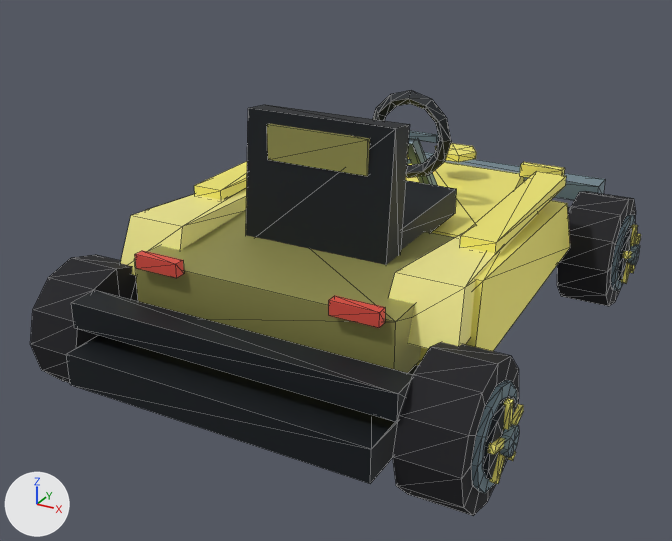
The glTF model DLC/FreddiFish/assets/kart/freddi-fish/freddi-fish-luther/kart.glb, before and after one commit.
Rendered twice from a 50 mm lens placed at (1.96, -3.94, 2.3), pointed at (-0.06, -0.27, 0.47). Arrows for +X, +Y and +Z are at lower left; the lights stay in place. The first picture is the older version. Mesh edges are drawn as thin lines. Where no turn or scale is listed for an object, it has been applied to the vertices. Vertices at exactly the same position are counted once.

The first picture shows 'chassis', 'wheel-front-right', 'wheel-rear-left', 'wheel-rear-right'.
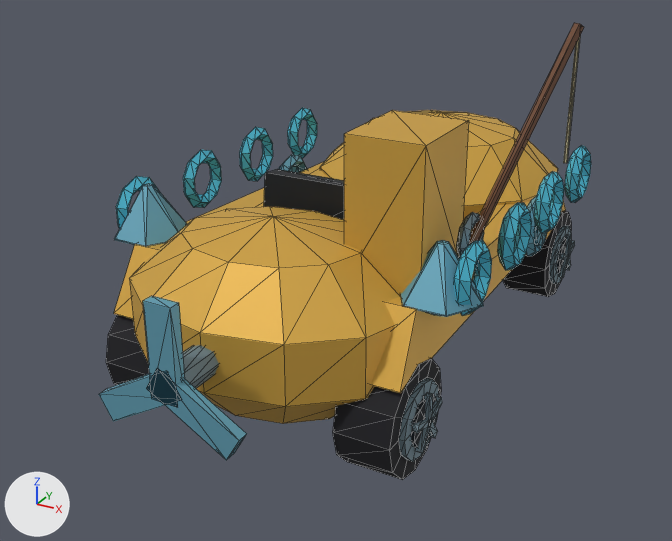
Pixel boxes (x1, y1, x2, y2) of what changed, in the pictures (672 x 541 px):
'chassis', deleted: before (66, 90, 605, 484)
'identity-submarine-submarine-rounded-bow-and-stern-propeller', added (orange): after (99, 110, 566, 460)
'wheel-rear-right', reshaped, moved: before (393, 342, 523, 516); after (333, 358, 442, 479)
'wheel-front-right', reshaped, moved (14% narrower, 25% shorter): before (557, 191, 641, 306); after (503, 211, 575, 297)
'identity-submarine-motif-water', added: after (116, 108, 591, 316)
'wheel-rear-left', reshaped, moved: before (30, 255, 138, 383); after (106, 315, 150, 385)
'identity-submarine-motif-gems', added: after (114, 183, 484, 317)
'identity-submarine-motif-fishing', added: after (456, 23, 584, 258)
'identity-submarine-driver-cockpit', added: after (264, 169, 344, 220)
part 2 of me_wheel_front_right, added: after (557, 237, 571, 274)
part 3 of me_wheel_front_right, added: after (565, 234, 571, 254)
part 4 of me_wheel_front_right, rebuilt (14% narrower, 25% shorter): before (557, 191, 636, 306); after (503, 211, 571, 297)
part 5 of me_wheel_front_right, cut back: before (611, 215, 641, 291); after (558, 240, 575, 278)
part 6 of me_wheel_rear_right, added: after (411, 394, 437, 448)
part 7 of me_wheel_rear_right, added: after (424, 392, 433, 422)
part 8 of me_wheel_rear_right, rebuilt: before (393, 342, 519, 516); after (333, 358, 441, 479)
part 9 of me_wheel_rear_right, cut back: before (471, 380, 523, 493); after (412, 396, 442, 453)

The change, as a diff of the scene's bpy script:
```diff
--- a/DLC/FreddiFish/assets/kart/freddi-fish/freddi-fish-luther/kart.glb.py
+++ b/DLC/FreddiFish/assets/kart/freddi-fish/freddi-fish-luther/kart.glb.py
@@ me_wheel_rear_left @@
-me_wheel_rear_left.from_pydata(...)  # 132 vertices, 228 faces; spans x -0.22..0.135, y -0.31..0.31, z -0.31..0.31
+me_wheel_rear_left.from_pydata(...)  # 113 vertices, 196 faces; spans x -0.182..0.125, y -0.25..0.25, z -0.25..0.25
+# me_wheel_rear_left part 1: the loose piece of 26 vertices spanning x -0.135..0.135, y -0.31..0.31, z -0.31..0.31 is rebuilt with 51 vertices and now spans x -0.149..0.125, y -0.25..0.25, z -0.25..0.25
+# other edits to the shape of me_wheel_rear_left do not show in these pictures
 me_wheel_rear_left.materials.append(mat_wheel_vertex_colours)
@@ me_wheel_front_right @@
-me_wheel_front_right.from_pydata(...)  # 132 vertices, 228 faces; spans x -0.135..0.22, y -0.31..0.31, z -0.31..0.31
+me_wheel_front_right.from_pydata(...)  # 113 vertices, 196 faces; spans x -0.125..0.182, y -0.25..0.25, z -0.25..0.25
+# me_wheel_front_right part 2: a new loose piece, a 10-sided cylinder along x spanning x 0.14..0.166, y -0.107..0.107, z -0.112..0.113, in mat_wheel_vertex_colours
+# me_wheel_front_right part 3: a new loose piece, a box spanning x 0.158..0.182, y -0.015..0.015, z 0.0..0.125, in mat_wheel_vertex_colours
+# me_wheel_front_right part 4: the loose piece of 26 vertices spanning x -0.135..0.135, y -0.31..0.31, z -0.31..0.31 is rebuilt with 51 vertices and now spans x -0.125..0.149, y -0.25..0.25, z -0.25..0.25
+# me_wheel_front_right part 5: 106 vertices removed from x 0.133..0.22, y -0.217..0.217, z -0.217..0.217; 32 vertices added at x 0.158..0.182, y -0.124..0.124, z -0.11..0.053
 me_wheel_front_right.materials.append(mat_wheel_vertex_colours)
@@ me_wheel_rear_right @@
-me_wheel_rear_right.from_pydata(...)  # 132 vertices, 228 faces; spans x -0.135..0.22, y -0.31..0.31, z -0.31..0.31
+me_wheel_rear_right.from_pydata(...)  # 113 vertices, 196 faces; spans x -0.125..0.182, y -0.25..0.25, z -0.25..0.25
+# me_wheel_rear_right part 6: a new loose piece, a 10-sided cylinder along x spanning x 0.14..0.166, y -0.107..0.107, z -0.112..0.113, in mat_wheel_vertex_colours
+# me_wheel_rear_right part 7: a new loose piece, a box spanning x 0.158..0.182, y -0.015..0.015, z 0.0..0.125, in mat_wheel_vertex_colours
+# me_wheel_rear_right part 8: the loose piece of 26 vertices spanning x -0.135..0.135, y -0.31..0.31, z -0.31..0.31 is rebuilt with 51 vertices and now spans x -0.125..0.149, y -0.25..0.25, z -0.25..0.25
+# me_wheel_rear_right part 9: 106 vertices removed from x 0.133..0.22, y -0.217..0.217, z -0.217..0.217; 32 vertices added at x 0.158..0.182, y -0.124..0.124, z -0.11..0.053
 me_wheel_rear_right.materials.append(mat_wheel_vertex_colours)
@@ ob_chassis @@
-ob_chassis = bpy.data.objects.new('chassis', me_chassis)
@@ ob_wheel_rear_left @@
 ob_wheel_rear_left = bpy.data.objects.new('wheel-rear-left', me_wheel_rear_left)
-ob_wheel_rear_left.location = (-0.905, -1.035, 0.31)
+ob_wheel_rear_left.location = (-0.58, -0.98, 0.25)
@@ ob_wheel_front_right @@
 ob_wheel_front_right = bpy.data.objects.new('wheel-front-right', me_wheel_front_right)
-ob_wheel_front_right.location = (0.905, 1.035, 0.31)
+ob_wheel_front_right.location = (0.58, 0.98, 0.25)
@@ ob_wheel_rear_right @@
 ob_wheel_rear_right = bpy.data.objects.new('wheel-rear-right', me_wheel_rear_right)
-ob_wheel_rear_right.location = (0.905, -1.035, 0.31)
+ob_wheel_rear_right.location = (0.58, -0.98, 0.25)
@@ ob_identity_submarine_motif_gems @@
+ob_identity_submarine_motif_gems = bpy.data.objects.new('identity-submarine-motif-gems', me_identity_submarine_motif_gems)  # a 6-sided cut cone along z (radius 0.18 at the low end, 0.02 at the high end) spanning x -0.9..-0.54, y -0.99..-0.67, z 0.74..0.96; a 6-sided cut cone along z (radius 0.02 at the low end, 0.18 at the high end) spanning x -0.9..-0.54, y -0.99..-0.67, z 0.66..0.74; a 6-sided cut cone along z (radius 0.18 at the low end, 0.02 at the high end) spanning x 0.54..0.9, y -0.99..-0.67, z 0.74..0.96; a 6-sided cut cone along z (radius 0.02 at the low end, 0.18 at the high end) spanning x 0.54..0.9, y -0.99..-0.67, z 0.66..0.74
+ob_identity_submarine_motif_gems.location = (0.0, 0.0, 0.0)
@@ ob_identity_submarine_motif_fishing @@
+ob_identity_submarine_motif_fishing = bpy.data.objects.new('identity-submarine-motif-fishing', me_identity_submarine_motif_fishing)  # 48 vertices, 88 faces; spans x 0.691..1.019, y -0.769..-0.201, z 0.692..1.728
+ob_identity_submarine_motif_fishing.location = (0.0, 0.0, 0.0)
@@ ob_identity_submarine_motif_water @@
+ob_identity_submarine_motif_water = bpy.data.objects.new('identity-submarine-motif-water', me_identity_submarine_motif_water)  # 320 vertices, 640 faces; spans x -0.87..0.87, y -0.93..0.87, z 0.67..0.98
+ob_identity_submarine_motif_water.location = (0.0, 0.0, 0.0)
@@ ob_identity_submarine_driver_cockpit @@
+ob_identity_submarine_driver_cockpit = bpy.data.objects.new('identity-submarine-driver-cockpit', me_identity_submarine_driver_cockpit)  # 80 vertices, 140 faces; spans x -0.3..0.3, y -0.557..0.679, z 0.459..1.086
+ob_identity_submarine_driver_cockpit.location = (0.0, 0.0, 0.0)
@@ ob_identity_submarine_submarine_rounded_bow_and_stern_propeller @@
+ob_identity_submarine_submarine_rounded_bow_and_stern_propeller = bpy.data.objects.new('identity-submarine-submarine-rounded-bow-and-stern-propeller', me_identity_submarine_submarine_rounded_bow_and_stern_propeller)  # 304 vertices, 536 faces; spans x -0.76..0.76, y -1.67..1.5, z 0.08..1.36
+ob_identity_submarine_submarine_rounded_bow_and_stern_propeller.location = (0.0, 0.0, 0.0)
```
